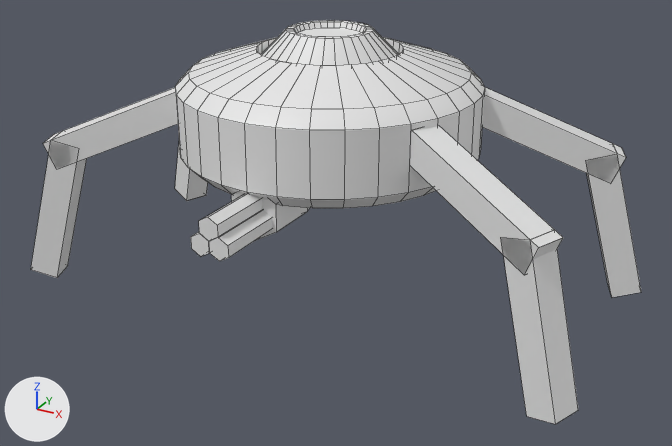
One commit to the Blender file run_tree/data/models/Blender Source/bot.blend: the scene before it, then after it.
Rendered twice from a camera (50 mm lens) standing at (2.9, -5.19, 3.09) and looking at (0.18, -0.24, 0.61). The axes (+X, +Y, +Z) are drawn at lower left. The lights are the same throughout. Mesh edges are drawn as thin lines.
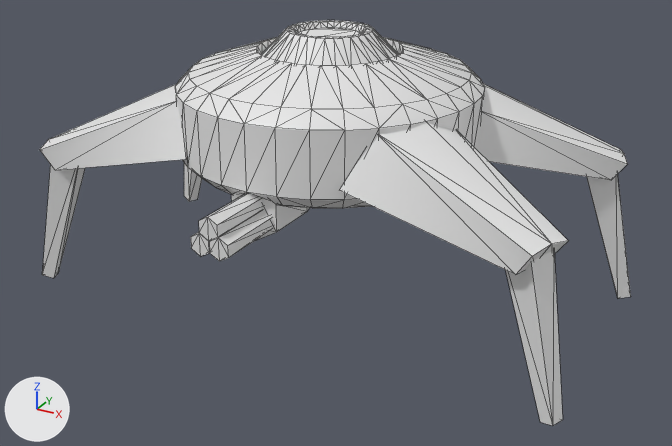
Boxes (x1, y1, x2, y2) around the edits, measured in the pictures (672 x 446 px):
'Cylinder', reshaped, modifiers changed: before (31, 20, 641, 424); after (40, 20, 631, 426)
part 1 of me_cylinder, rebuilt (12% wider, 55% taller): before (45, 87, 176, 142); after (40, 84, 187, 170)
part 2 of me_cylinder, rebuilt (42% wider): before (57, 158, 87, 278); after (42, 164, 85, 278)
part 3 of me_cylinder, rebuilt (not visible before): after (477, 84, 627, 180)
part 4 of me_cylinder, rebuilt (80% wider): before (587, 174, 611, 294); after (587, 174, 631, 299)
part 5 of me_cylinder, rebuilt: before (187, 169, 208, 201); after (184, 163, 202, 201)
part 6 of me_cylinder, deleted: before (31, 87, 641, 424)
part 7 of me_cylinder, cut back: before (175, 20, 563, 261); after (339, 123, 568, 426)

What changed in the scene script:
```text
Change me_cylinder:
    used by ob_cylinder; location = (0.0, 0.0, 0.0)
    remove me_cylinder.from_pydata(...)  # 904 vertices, 350 faces; spans x -2.0..2.0, y -1.39..1.0, z 0.03..1.83
    add me_cylinder.from_pydata(...)  # 428 vertices, 366 faces; spans x -1.93..1.93, y -1.39..1.0, z -0.01..1.83
    me_cylinder part 1: the loose piece of 4 vertices spanning x -1.8..-0.84, y -0.9..-0.36, z 1.05..1.44 is rebuilt with 12 vertices and now spans x -1.82..-0.54, y -0.95..-0.08, z 0.88..1.52
    me_cylinder part 2: the loose piece of 4 vertices spanning x -1.82..-1.49, y -0.91..-0.62, z 0.03..1.02 is rebuilt with 8 vertices and now spans x -1.93..-1.49, y -0.9..-0.62, z -0.01..1.02
    me_cylinder part 3: the loose piece of 4 vertices spanning x 0.76..1.73, y 0.33..0.87, z 0.87..1.26 is rebuilt with 12 vertices and now spans x 0.54..1.82, y 0.08..0.95, z 0.88..1.52
    me_cylinder part 4: the loose piece of 4 vertices spanning x 1.49..1.82, y 0.62..0.91, z 0.03..1.02 is rebuilt with 8 vertices and now spans x 1.49..1.93, y 0.62..0.9, z -0.01..1.02
    me_cylinder part 5: the loose piece of 4 vertices spanning x -1.82..-1.49, y 0.62..0.91, z 0.03..1.02 is rebuilt with 8 vertices and now spans x -1.93..-1.49, y 0.62..0.9, z -0.01..1.02
    me_cylinder part 6: 52 loose pieces with 214 vertices, spanning x -2.0..2.0, y -1.39..0.98, z 0.03..1.44, are deleted
    me_cylinder part 7: 2 vertices moved within x -0.16, y -0.12, z 0.99; 318 vertices removed from x -1.8..1.8, y -1.39..1.0, z 0.72..1.83; 20 vertices added at x 0.54..1.93, y -0.95..-0.08, z -0.01..1.52
Change ob_cylinder:
    add _m = ob_cylinder.modifiers.new('EdgeSplit', 'EDGE_SPLIT')
    add _m = ob_cylinder.modifiers.new('Triangulate', 'TRIANGULATE')
```
